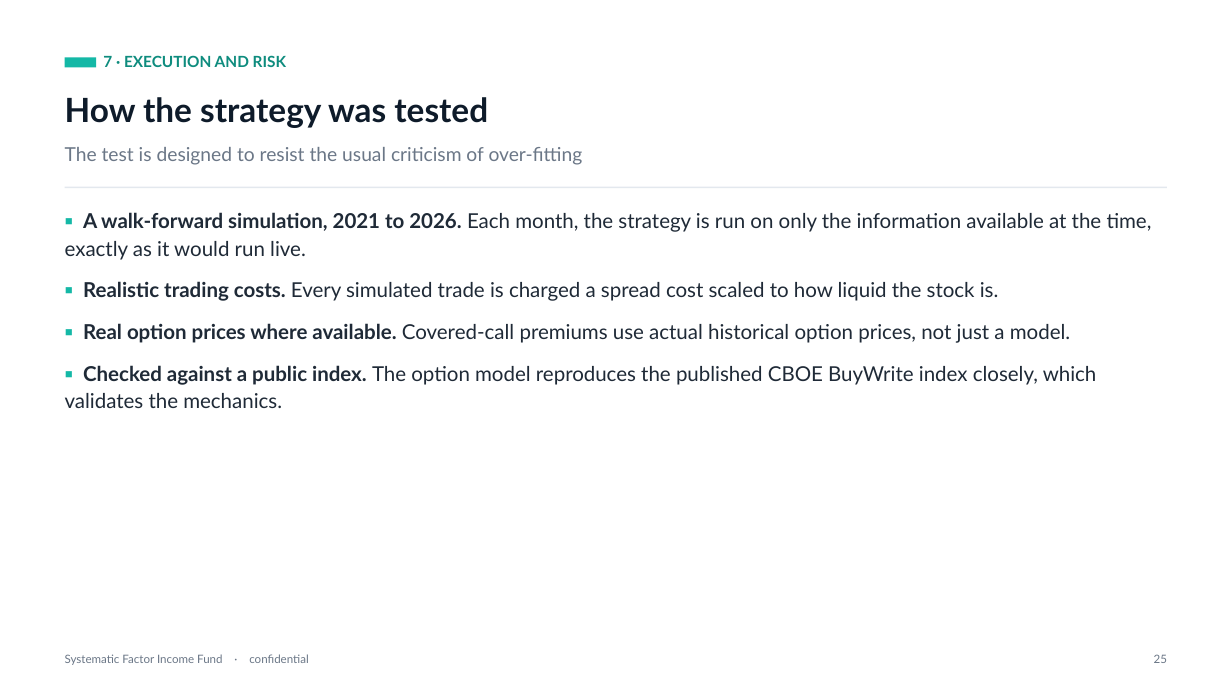
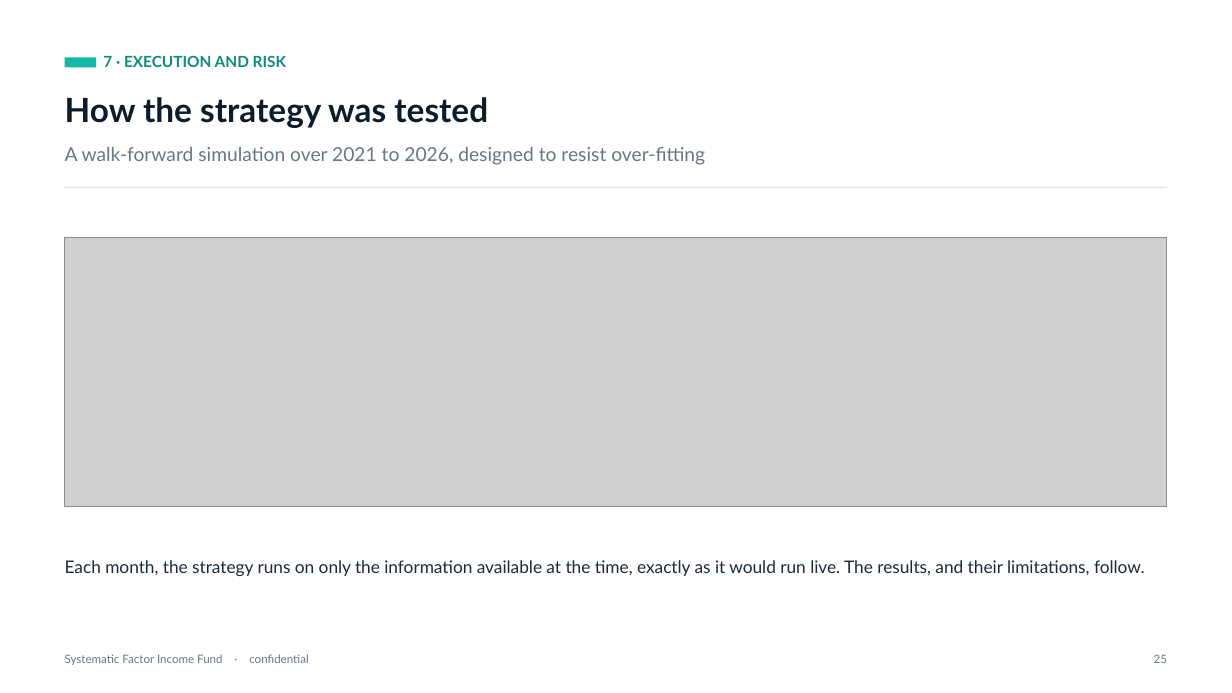
Before and after one commit to diegogomezpy/Portfolio_Algo_Trader, a slide deck: slide 33 of presentation/Systematic-Factor-Income-Fund.pptx. Drawn at 1232x693 pixels with LibreOffice and Linux fonts; fonts in the diff are those of the drawing; grey boxes stand for pictures. Boxes give left, top, right and bottom in pixels: in the first picture for what was removed or moved away, otherwise in the second. Text is boxed around its words. In the diff, an @@ line names an element or a change of style, - is before the commit and + after.

```diff
--- a/presentation/Systematic-Factor-Income-Fund.pptx
+++ b/presentation/Systematic-Factor-Income-Fund.pptx
@@ text at (65, 147, 705, 165): text changed @@
-The test is designed to resist the usual criticism of over-fitting
+A walk-forward simulation over 2021 to 2026, designed to resist over-fitting
@@ text removed at (65, 212, 1152, 408) @@
-▪ A walk-forward simulation, 2021 to 2026. Each month, the strategy is run on only the information available at the time, exactly as it would run live.
-▪ Realistic trading costs. Every simulated trade is charged a spread cost scaled to how liquid the stock is.
-▪ Real option prices where available. Covered-call premiums use actual historical option prices, not just a model.
-▪ Checked against a public index. The option model reproduces the published CBOE BuyWrite index closely, which validates the mechanics.
@@ picture added at (65, 238, 1167, 506) @@
@@ text added at (65, 560, 1145, 576), 13.5 pt, text #1F2A37 @@
+Each month, the strategy runs on only the information available at the time, exactly as it would run live. The results, and their limitations, follow.
```
Also in this commit, not shown: 16 other slides changed, 1 slide added, 1 other file.
